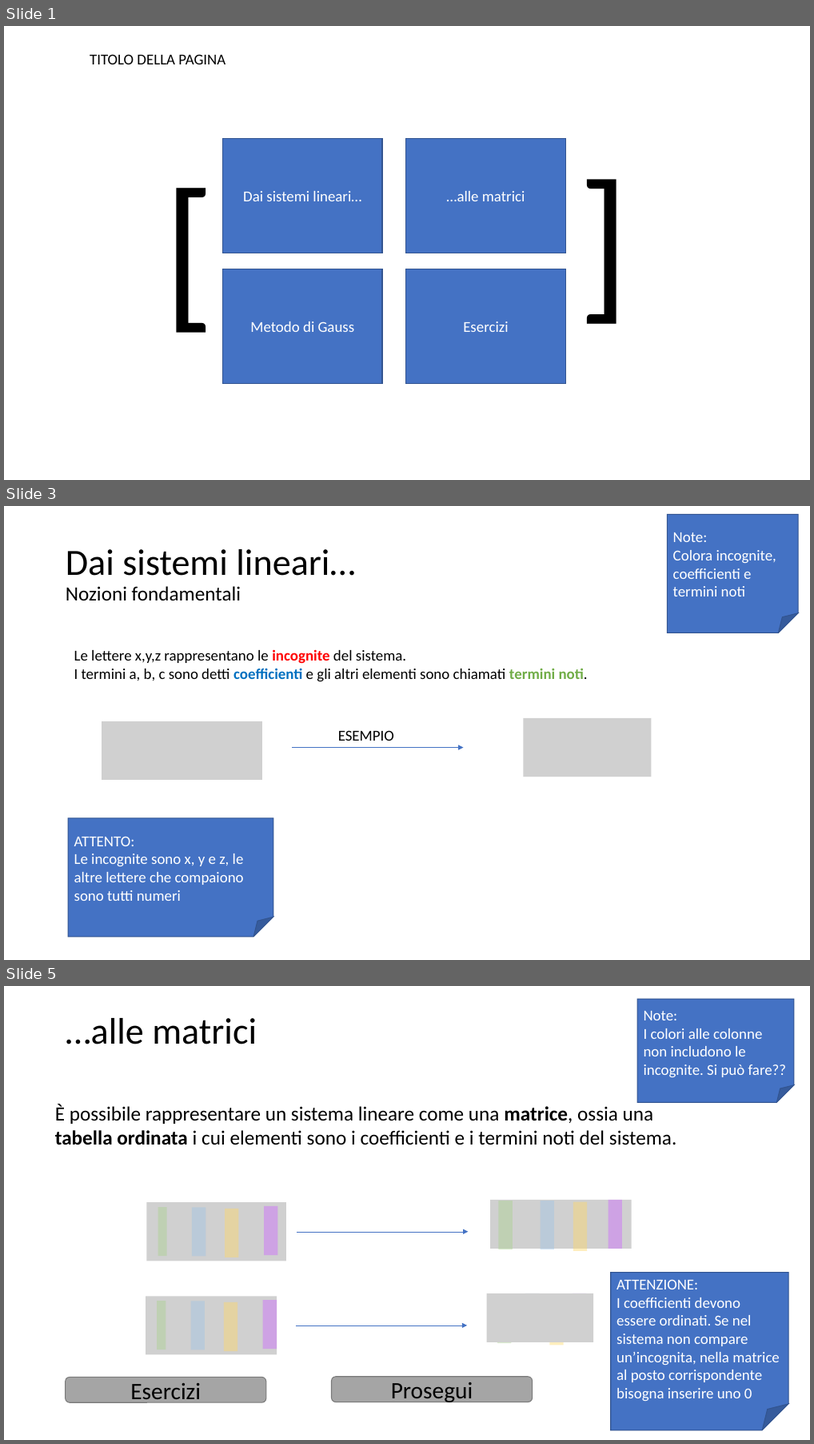
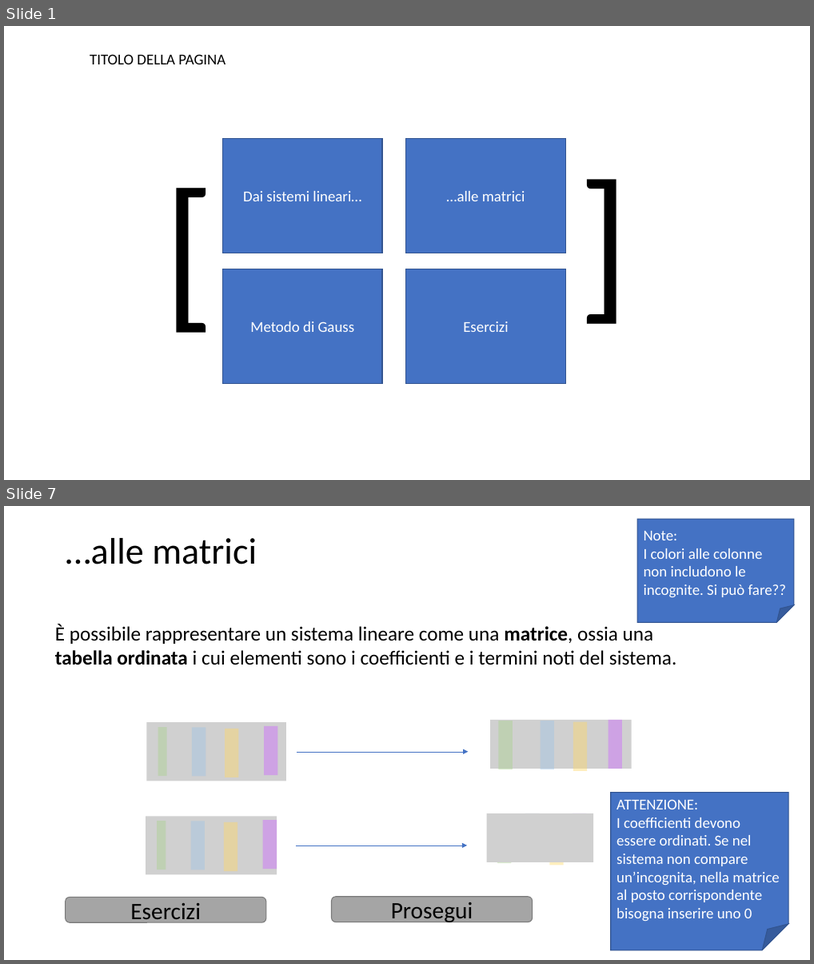
Before and after one commit to matteodelv/GaussLinearSystems, a slide deck: Presentazione.pptx. Shown one above the other, each under a label of ours: slides 1, 3 and 5 before the commit, slides 1 and 7 after it; the slides between them are not shown. The pictures are 814x1444 and 814x964 pixels, drawn with LibreOffice and Linux fonts; fonts in the diff are those of the drawing; grey boxes stand for pictures. Boxes give left, top, right and bottom in pixels: in the first picture for what was removed or moved away, otherwise in the second. Text is boxed around its words. In the diff, an @@ line names an element or a change of style, - is before the commit and + after.

Commit message:
Aggiornamento della prima parte sui sistemi

```diff
--- a/Presentazione.pptx
+++ b/Presentazione.pptx
@@ slide 3 removed at <box>4,506,810,960</box>, background #FFFFFF @@
@@ folded corner removed at <box>668,515,799,633</box> @@
-Note:
-Colora incognite, coefficienti e termini noti
@@ text removed at <box>66,549,355,600</box> @@
-Dai sistemi lineari…
-Nozioni fondamentali
@@ text removed at <box>74,649,588,682</box> @@
-Le lettere x,y,z rappresentano le incognite del sistema.
-I termini a, b, c sono detti coefficienti e gli altri elementi sono chiamati termini noti.
@@ picture removed at <box>102,721,263,780</box> @@
@@ picture removed at <box>524,718,652,777</box> @@
@@ text removed at <box>338,730,394,740</box> @@
-ESEMPIO
@@ arrow removed from (293, 748) to (464, 748) @@
@@ folded corner removed at <box>68,818,274,936</box> @@
-ATTENTO:
-Le incognite sono x, y e z, le altre lettere che compaiono sono tutti numeri
@@ what was slide 5 is now slide 7 @@
```
Also in this commit, not shown: 2 slides changed, 6 slides added, 1 other slide removed.
